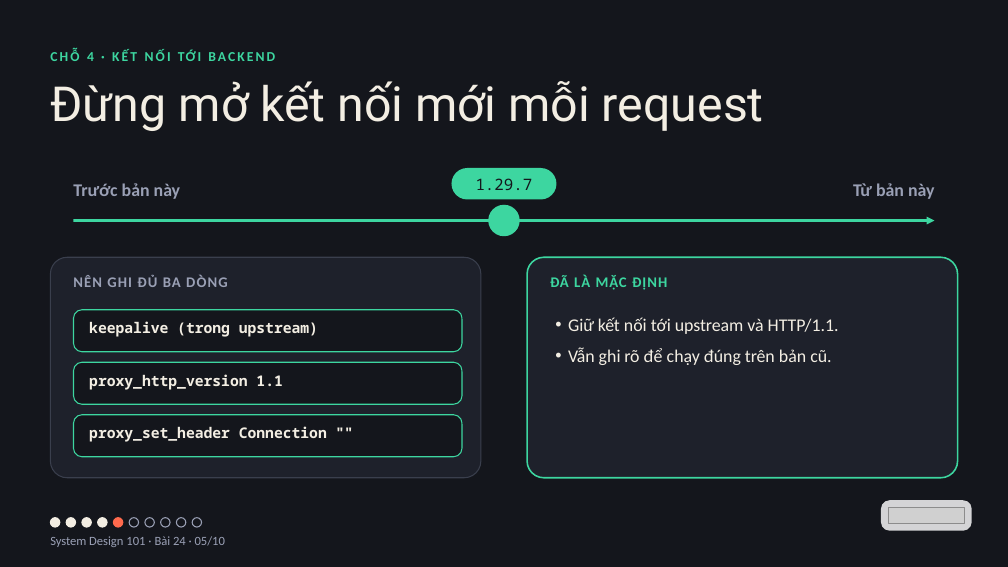
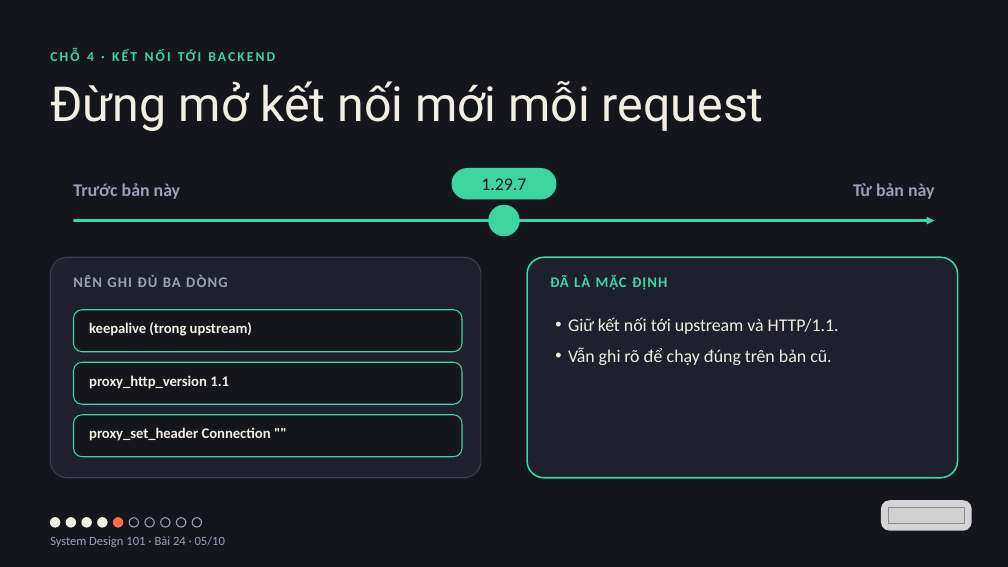
Before and after one commit to vohoailinh90/tool-marketing-studio, a slide deck: slide 5 of system-design-101/vi/lessons/sd-13-024/slides/sd-13-024.pptx. Drawn at 1008x567 pixels with LibreOffice and Linux fonts; fonts in the diff are those of the drawing; grey boxes stand for pictures. Boxes give left, top, right and bottom in pixels: in the first picture for what was removed or moved away, otherwise in the second. Text is boxed around its words. In the diff, an @@ line names an element or a change of style, - is before the commit and + after.

```diff
--- a/system-design-101/vi/lessons/sd-13-024/slides/sd-13-024.pptx
+++ b/system-design-101/vi/lessons/sd-13-024/slides/sd-13-024.pptx
@@ rounded rectangle "1.29.7" at bbox=[452, 168, 556, 199]: size 22.5 to 25.5 pt, font Noto Sans Mono to Calibri @@
@@ text "keepalive (trong upstream)" at bbox=[89, 322, 252, 336]: font Noto Sans Mono to Calibri; letter spacing 0 to -0.2 pt in "keepalive"; letter spacing 0 to -0.1 pt in "(trong upstream)" @@
@@ text "proxy_http_version 1.1" at bbox=[89, 375, 229, 389]: font Noto Sans Mono to Calibri; letter spacing 0 to -0.1 pt in "proxy_http_version" @@
@@ text "proxy_set_header Connection """ at bbox=[89, 427, 271, 441]: font Noto Sans Mono to Calibri, letter spacing 0 to -0.1 pt @@
```
Also in this commit, not shown: 5 other slides changed, 3 other files.
